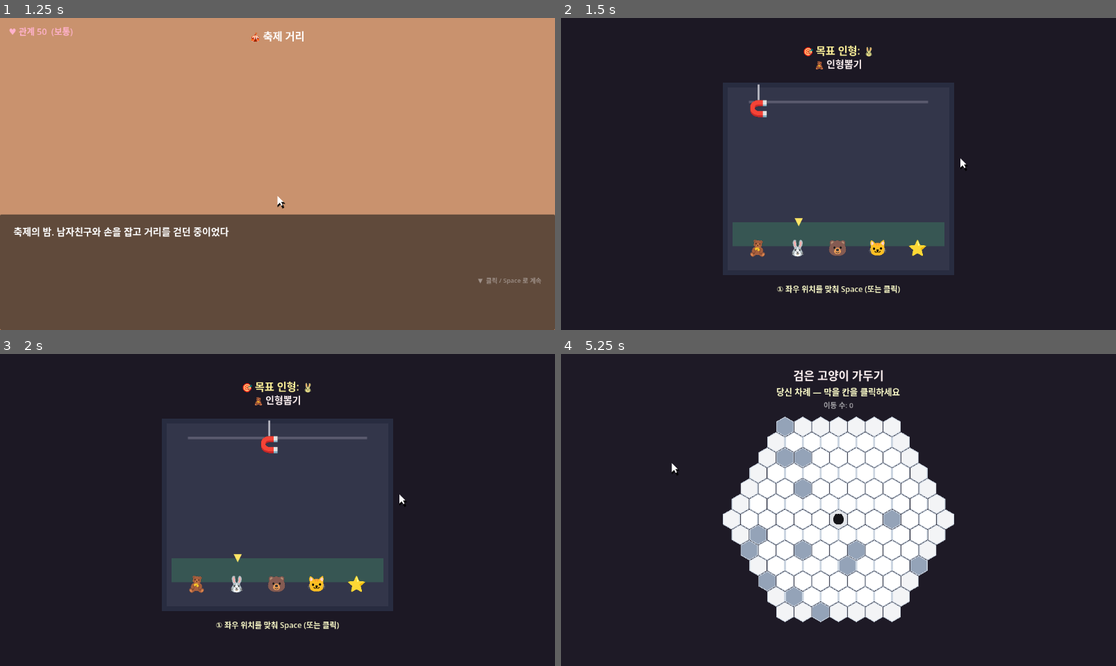
Above: before the commit, frames 1-4 (two rows, left to right).
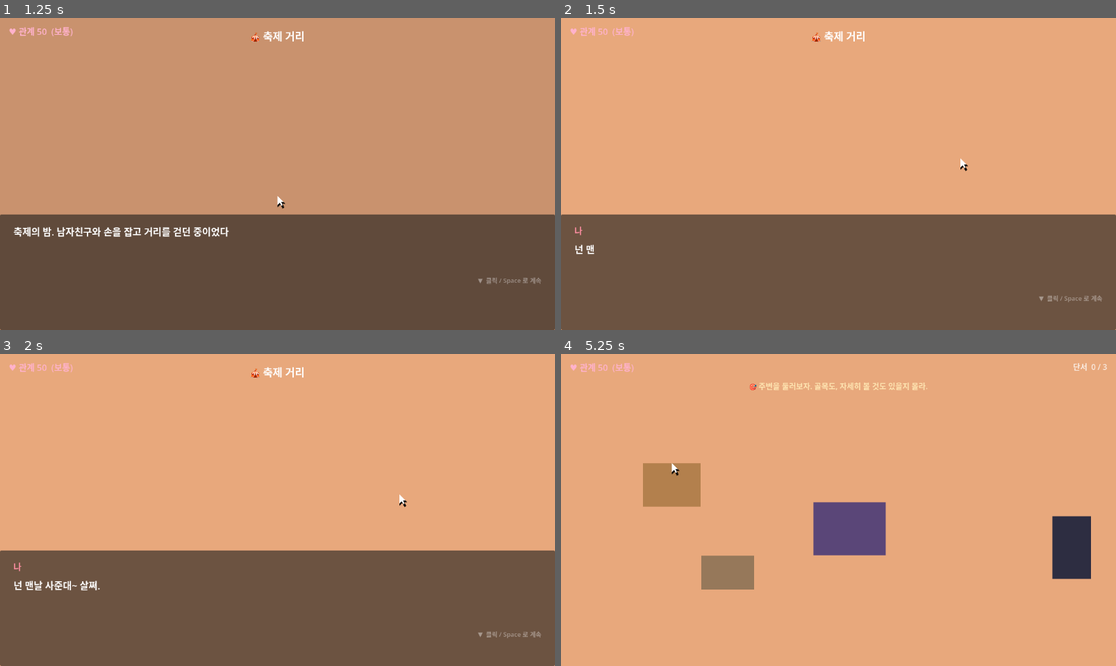
Above: after the commit, the same moments.

Repository: yellyB/game-65percnt
Game: Godot game, scene res://scenes/Main.tscn
Two runs of this game, one before a commit and one after it. Both use one fixed random seed, a clock stepped at 60 frames per second and the inputs below.
Inputs (mouse positions are in pixels of both pictures, inside the frame that each line leads up to):
- Up to frame 1 (1.25 s): click "▶ 처음부터 시작" at 0.5 s
- Up to frame 2 (1.5 s): tap Enter (ui_accept) at 1.25 s; move the mouse to (960, 158) at 1.27 s; tap Space at 1.35 s; click (960, 158) at 1.42 s
- Up to frame 3 (2 s): tap Enter (ui_accept) at 1.52 s
- Up to frame 4 (5.25 s): move the mouse to (838, 510) at 2.02 s; tap Space every 0.75 s from 2.1 to 5.1 s; click (838, 510) at 2.17 s; tap Enter (ui_accept) at 2.27, 3.77, 4.25, 4.52, 5 s; move the mouse to (894, 441) at 2.77 s; click (894, 441) at 2.92 s; move the mouse to (810, 572) at 3.52 s; click (810, 572) at 3.67 s; move the mouse to (1005, 556) at 4.27 s; click (1005, 556) at 4.42 s; move the mouse to (672, 463) at 5.02 s; click (672, 463) at 5.17 s

Frame 1 is identical in both runs. In frame 2, 100% of the frame differs, in the area x 0-100%, y 0-100%; in frame 3, 100%; in frame 4, 100%.

Commit message:
막 0 프롤로그 심화 집필 (극적 아이러니)
- 케미+외모 조건부 씨앗, 남주 집착 장면(여주는 미화·플레이어는 위험신호)
- 확신 독백으로 주제 선언, 프롤로그 흐름 정리(둘러보기→허브→사랑측정부스→천막)
- STORY_PLAN: 커플 설정(극적 아이러니) 확정 반영

Co-Authored-By: Claude Opus 4.8 (1M context) <noreply@anthropic.com>

Diff:
--- a/godot/scripts/Story.gd
+++ b/godot/scripts/Story.gd
@@ -14,16 +14,18 @@
 		# ═══ 프롤로그 · 축제 ═══
 		{"t": "bg", "color": Color8(232, 168, 124), "desc": "desc_festival", "img": "bg_festival"},
 		{"t": "line", "who": "narrator", "key": "pr_walk1"},
-		# 도착하면 오락 부스들이 있고, 다 둘러봐야 '사랑 측정 부스'(진행)가 열린다.
-		{"t": "hub", "prompt": "hub_prompt", "booths": [
-			{"name": "booth_cat", "frac": Vector2(0.27, 0.42), "color": Color8(70, 62, 110),
-			 "game": {"game": "trapcat", "radius": 6, "seeds": 14,
-				"success_gauge": 3, "fail_gauge": 0, "success": "mg_cat_win", "fail": "mg_cat_lose"}},
-			{"name": "booth_claw", "frac": Vector2(0.73, 0.42), "color": Color8(180, 90, 110),
-			 "game": {"game": "claw", "speed": 0.8, "tolerance": 40,
-				"success_gauge": 4, "fail_gauge": -1, "success": "mg_claw_win", "fail": "mg_claw_lose"}},
-			{"name": "booth_lovetest", "frac": Vector2(0.50, 0.72), "color": Color8(200, 80, 120), "exit": true}]},
-		{"t": "line", "who": "narrator", "key": "pr_walk2"},
+		# 케미 + 외모 씨앗 (조건부 사랑 복선)
+		{"t": "line", "who": "hero", "key": "pr_hero_cotton", "expr": "hero_normal_smile"},
+		{"t": "line", "who": "heroine", "key": "pr_heroine_cotton"},
+		{"t": "line", "who": "hero", "key": "pr_hero_stay", "expr": "hero_normal_smile"},
+		{"t": "line", "who": "narrator", "key": "pr_mono_looks"},
+		# 집착 장면 (여주는 로맨틱하게 느끼고, 플레이어는 위험신호로 읽게)
+		{"t": "line", "who": "narrator", "key": "pr_narr_wave"},
+		{"t": "line", "who": "hero", "key": "pr_hero_who", "expr": "hero_normal_calm"},
+		{"t": "line", "who": "heroine", "key": "pr_heroine_who"},
+		{"t": "line", "who": "hero", "key": "pr_hero_mine", "expr": "hero_normal_calm"},
+		{"t": "line", "who": "narrator", "key": "pr_mono_romantic"},
+		# 축제 둘러보기 (거리↔골목 + 줌인 + 숨은 고양이) → 부스 골목으로
 		# ▼ 다중 방(거리↔골목) + 줌인(포장마차) 쇼케이스
 		{"t": "explore", "data": {"goal": "ex_fest_goal", "start": "street", "rooms": {
 			"street": {"objects": [
@@ -35,13 +37,11 @@
 					 "frac": Vector2(0.40, 0.48), "wsize": Vector2(150, 130), "color": Color8(180, 160, 120), "clue": true},
 					{"name": "ex_fest_menu_name", "lines": "ex_fest_menu_lines", "img": "obj_festival_menu",
 					 "frac": Vector2(0.72, 0.40), "wsize": Vector2(110, 150), "color": Color8(220, 220, 200)}]}},
-				{"name": "ex_fest_booth_name", "lines": "ex_fest_booth_lines", "img": "obj_festival_booth",
-				 "frac": Vector2(0.78, 0.34), "wsize": Vector2(120, 90), "color": Color8(200, 90, 100), "clue": true},
 				{"name": "ex_fest_bench_name", "lines": "ex_fest_bench_lines", "img": "obj_festival_bench",
 				 "frac": Vector2(0.30, 0.70), "wsize": Vector2(110, 70), "color": Color8(150, 120, 90), "clue": true},
 				{"name": "ex_fest_door_alley", "goto": "alley",
 				 "frac": Vector2(0.92, 0.62), "wsize": Vector2(80, 130), "color": Color8(45, 45, 65)},
-				{"name": "ex_fest_tent_name", "lines": "ex_fest_tent_lines", "img": "obj_festival_tent",
+				{"name": "ex_fest_booths_name", "lines": "ex_fest_booths_lines", "img": "obj_festival_tent",
 				 "frac": Vector2(0.52, 0.56), "wsize": Vector2(150, 110), "color": Color8(90, 70, 120), "exit": true}]},
 			"alley": {"objects": [
 				{"name": "ex_fest_poster_name", "lines": "ex_fest_poster_lines", "img": "obj_festival_poster",
@@ -51,8 +51,18 @@
 				{"name": "ex_fest_door_street", "goto": "street",
 				 "frac": Vector2(0.10, 0.62), "wsize": Vector2(80, 130), "color": Color8(70, 65, 50)}]},
 		}}},
+		# 오락 부스 허브 → 사랑 측정 부스(진행). 다른 부스 다 봐야 열림.
+		{"t": "hub", "prompt": "hub_prompt", "booths": [
+			{"name": "booth_cat", "frac": Vector2(0.27, 0.42), "color": Color8(70, 62, 110),
+			 "game": {"game": "trapcat", "radius": 6, "seeds": 14,
+				"success_gauge": 3, "fail_gauge": 0, "success": "mg_cat_win", "fail": "mg_cat_lose"}},
+			{"name": "booth_claw", "frac": Vector2(0.73, 0.42), "color": Color8(180, 90, 110),
+			 "game": {"game": "claw", "speed": 0.8, "tolerance": 40,
+				"success_gauge": 4, "fail_gauge": -1, "success": "mg_claw_win", "fail": "mg_claw_lose"}},
+			{"name": "booth_lovetest", "frac": Vector2(0.50, 0.72), "color": Color8(200, 80, 120), "exit": true}]},
 		{"t": "line", "who": "hero", "key": "pr_hero_wanna", "expr": "hero_normal_smile"},
 		{"t": "line", "who": "heroine", "key": "pr_heroine_ok"},
+		{"t": "line", "who": "narrator", "key": "pr_walk2"},
 
 		{"t": "bg", "color": Color8(45, 36, 56), "desc": "desc_tent", "img": "bg_tent"},
 		{"t": "fade"},
@@ -70,6 +80,7 @@
 		{"t": "line", "who": "system", "key": "pr_sys_desc1"},
 		{"t": "line", "who": "system", "key": "pr_sys_desc2"},
 		{"t": "line", "who": "system", "key": "pr_sys_desc3"},
+		{"t": "line", "who": "narrator", "key": "pr_mono_sure"},
 		{"t": "line", "who": "hero", "key": "pr_hero_justgame", "expr": "hero_normal_smile"},
 		{"t": "line", "who": "narrator", "key": "pr_narr_dark"},
 
--- a/godot/text/ko.gd
+++ b/godot/text/ko.gd
@@ -57,9 +57,25 @@
 	"desc_release": "출소 · 재회",
 	"desc_lot": "🌑 공터",
 
-	# ═══ 프롤로그 · 축제 ═══
+	# ═══ 막 0 · 프롤로그 · 축제 ═══
 	"pr_walk1": "축제의 밤. 남자친구와 손을 잡고 거리를 걷던 중이었다.",
+	# 케미 + 외모 씨앗
+	"pr_hero_cotton": "야, 저기 솜사탕! 하나 사줄까?",
+	"pr_heroine_cotton": "넌 맨날 사준대~ 살쪄.",
+	"pr_hero_stay": "살쪄도 예뻐. ……근데 지금이 딱 좋아. 딱 이 모습 그대로 있어.",
+	"pr_mono_looks": "이 사람은 늘 내 모습을 예뻐해준다.\n사랑받는다는 게, 이런 거구나.",
+	# 집착 장면 (여주=로맨틱 / 플레이어=위험신호)
+	"pr_narr_wave": "그때 저쪽에서 아는 오빠가 손을 흔들었고, 나도 반갑게 웃어 보였다.",
+	"pr_hero_who": "……누구야. 왜 웃어, 방금.",
+	"pr_heroine_who": "어? 그냥 아는 오빠야, 왜~",
+	"pr_hero_mine": "딴 남자한테 그렇게 웃지 마. 넌 나만 봐.\n누구랑 연락하는지 나는 다 알아야 돼. ……사랑하니까 그래.",
+	"pr_mono_romantic": "질투하는 모습까지 어쩜 이렇게….\n이렇게까지 날 원하는 사람이, 세상에 또 있을까.",
+	# 축제 둘러보기 출구 (부스 골목으로)
+	"ex_fest_booths_name": "오락 부스 골목",
+	"ex_fest_booths_lines": ["안쪽 골목에 오락 부스들이 늘어서 있다.", "슬슬, 놀아볼까?"],
+	# 사랑 측정 부스 진입 + 확신 독백
 	"pr_walk2": "'AI가 봐주는 커플 궁합! 서로의 사랑의 크기가 궁금하신가요?'\n우리는 그 허름한 천막 안으로 들어섰다.",
+	"pr_mono_sure": "당연하지. 우리는 진짜, 진짜 많이 사랑하는걸.\n이런 거, 하나도 안 무서워.",
 	"ex_fest_goal": "🎯 주변을 둘러보자. 골목도, 자세히 볼 것도 있을지 몰라.",
 	"ex_fest_stall_name": "포장마차 (자세히 보기)",
 	"ex_fest_pot_name": "김 나는 냄비",
Not shown, changed: godot/STORY_PLAN.md
